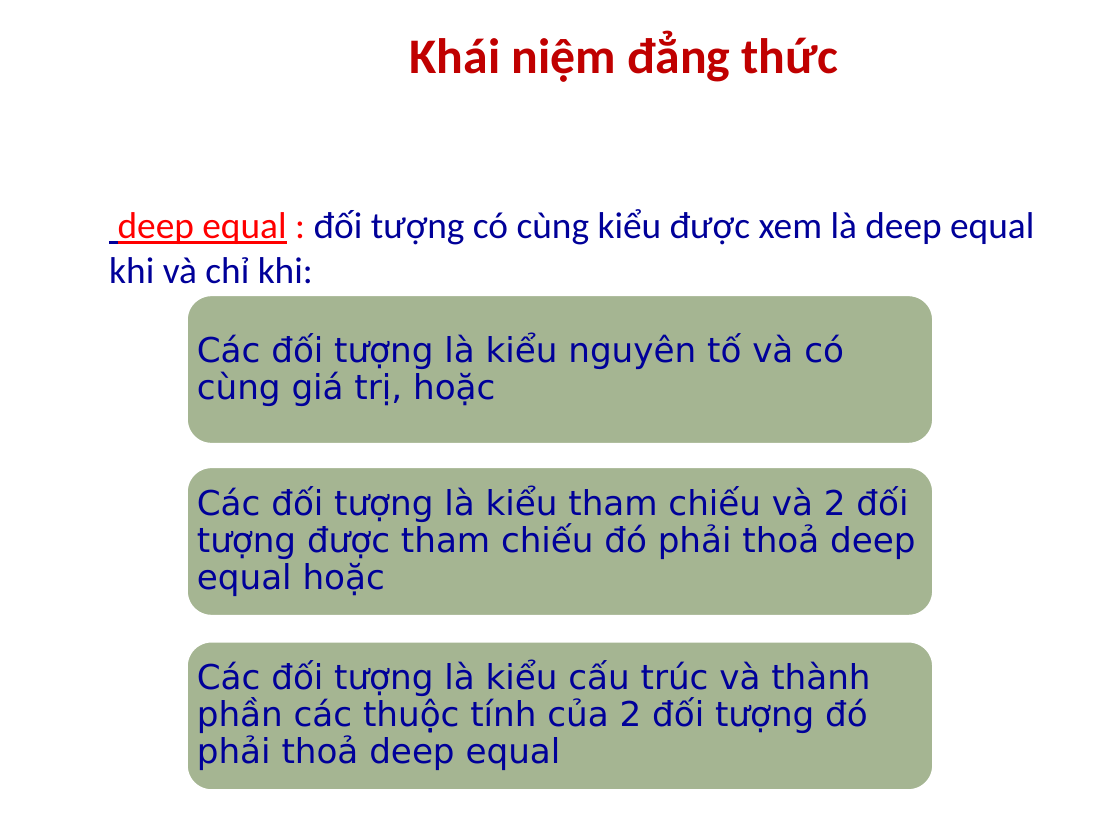
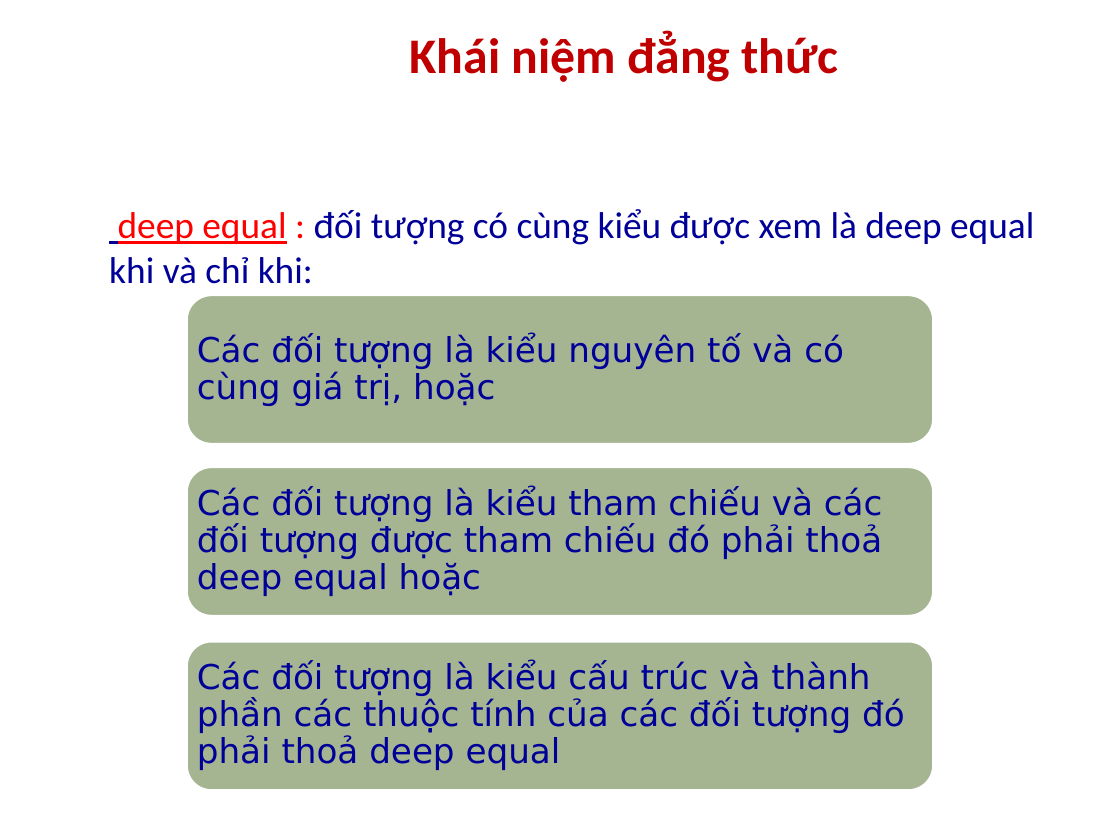
Before and after one commit to computerline1z/thaothaotientien, a slide deck: slide 7 of Thanh Thảo - 0912431/Seminar/topic#8b chapter 4-5___VER3.pptx. Drawn at 1120x840 pixels with LibreOffice and Linux fonts; fonts in the diff are those of the drawing; background and template pictures are left out. Boxes give left, top, right and bottom in pixels: in the first picture for what was removed or moved away, otherwise in the second. Text is boxed around its words. In the diff, an @@ line names an element or a change of style, - is before the commit and + after.

```diff
--- a/Thanh Thảo - 0912431/Seminar/topic#8b chapter 4-5___VER3.pptx
+++ b/Thanh Thảo - 0912431/Seminar/topic#8b chapter 4-5___VER3.pptx
@@ text at <box>197,488,883,596</box>: text changed @@
-Các đối tượng là kiểu tham chiếu và 2 đối tượng được tham chiếu đó phải thoả deep equal hoặc
+Các đối tượng là kiểu tham chiếu và các đối tượng được tham chiếu đó phải thoả deep equal hoặc
@@ text at <box>197,662,905,770</box>: text changed @@
-Các đối tượng là kiểu cấu trúc và thành phần các thuộc tính của 2 đối tượng đó phải thoả deep equal
+Các đối tượng là kiểu cấu trúc và thành phần các thuộc tính của các đối tượng đó phải thoả deep equal
```
Also in this commit, not shown: 4 other slides changed.
